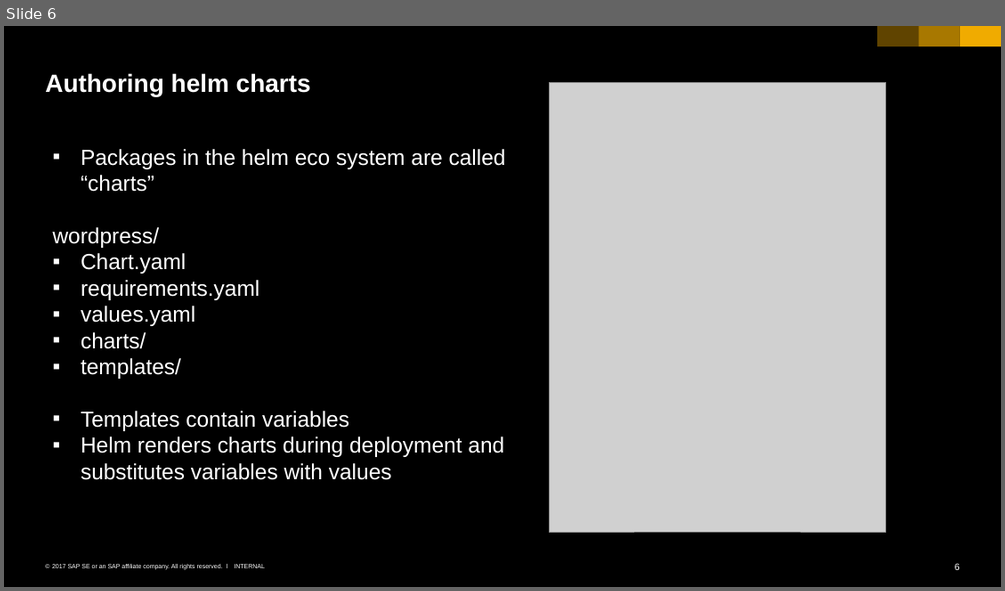
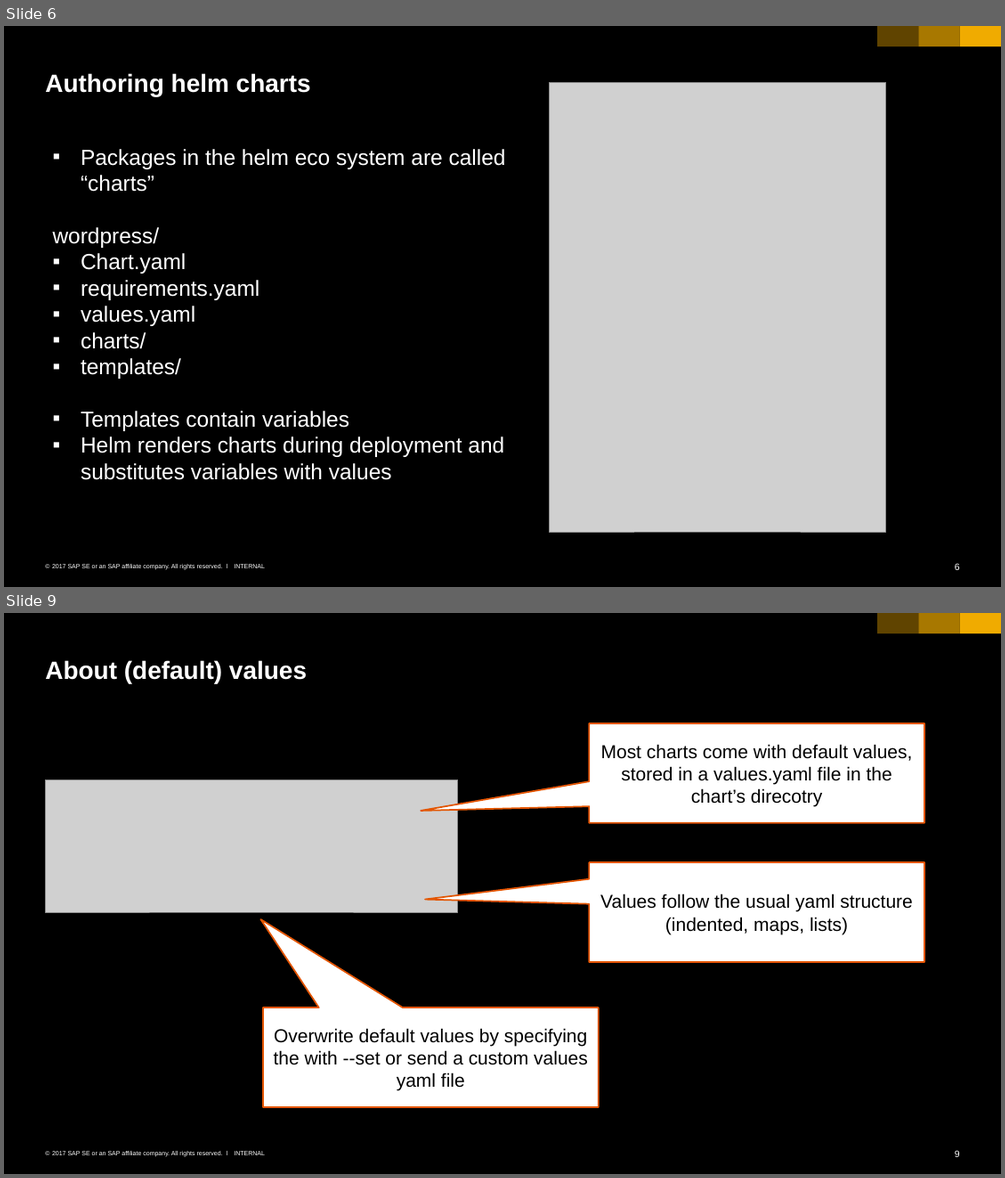
Before and after one commit to cuijiyao01/docker-k8s-training, a slide deck: kubernetes/12_helm.pptx. Shown one above the other, each under a label of ours: slide 6 before the commit, slides 6 and 9 after it; the slides between them are not shown. The pictures are 1005x591 and 1005x1178 pixels, drawn with LibreOffice and Linux fonts; fonts in the diff are those of the drawing; grey boxes stand for pictures. Boxes give left, top, right and bottom in pixels: in the first picture for what was removed or moved away, otherwise in the second. Text is boxed around its words. In the diff, an @@ line names an element or a change of style, - is before the commit and + after.

```diff
--- a/kubernetes/12_helm.pptx
+++ b/kubernetes/12_helm.pptx
@@ slide 9 added at [4,613,1001,1174], background #000000; not listed: 6 template elements that a slide beside it also shows @@
@@ title added at [45,660,307,683], 24 pt, text #FFFFFF, bold @@
+About (default) values
@@ speech box added at [589,723,924,823], fill #FFFFFF, outline #E35500 1.5 pt, 18 pt, text #000000 @@
+Most charts come with default values, stored in a values.yaml file in the chart’s direcotry
@@ picture added at [45,779,458,912] @@
@@ speech box added at [589,862,924,962], fill #FFFFFF, outline #E35500 1.5 pt, 18 pt, text #000000 @@
+Values follow the usual yaml structure (indented, maps, lists)
@@ speech box added at [262,1007,598,1107], fill #FFFFFF, outline #E35500 1.5 pt, 18 pt, text #000000 @@
+Overwrite default values by specifying the with --set or send a custom values yaml file
```
Also in this commit, not shown: 1 slide changed, 1 other slide added.
